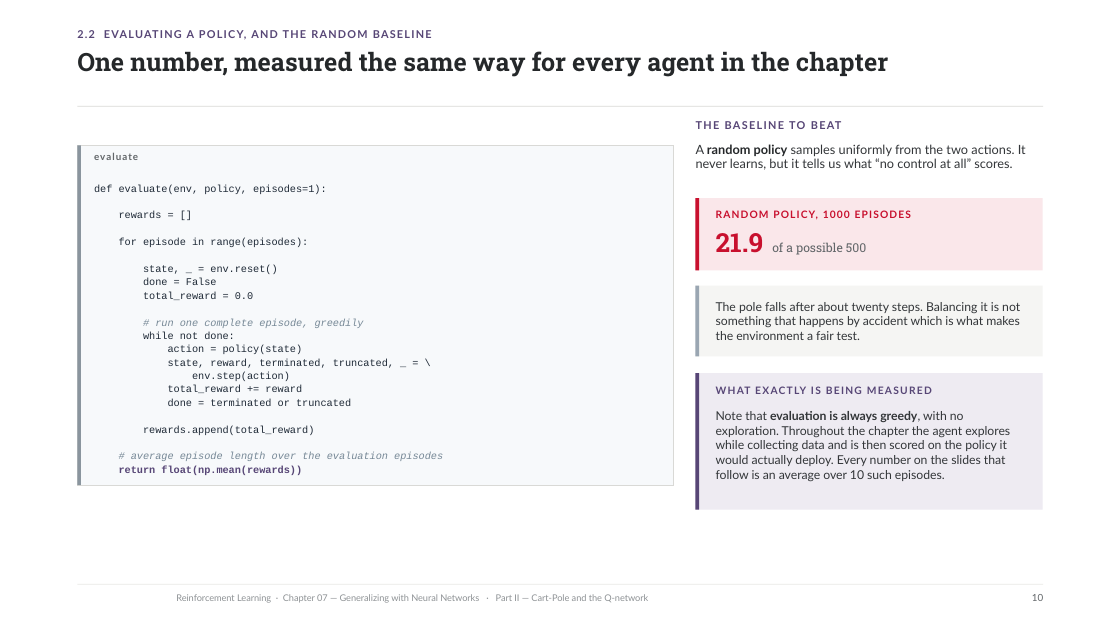
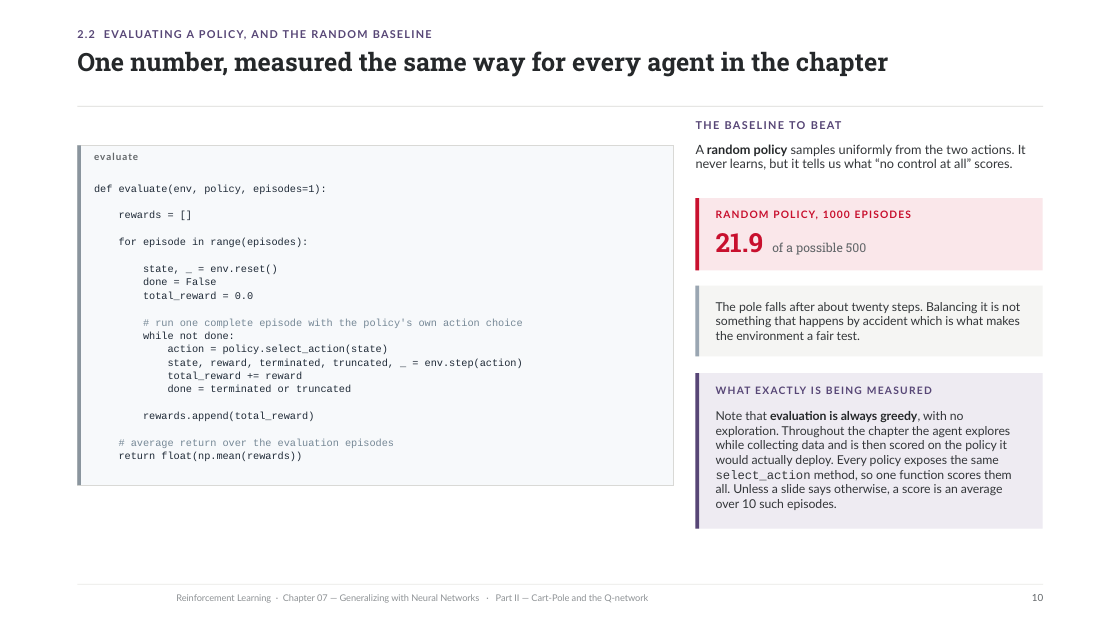
Before and after one commit to riccardoberta/reinforcement-learning, a slide deck: slide 10 of 07 - Generalizing with Neural Networks/slides.pptx. Drawn at 1120x630 pixels with LibreOffice and Linux fonts; fonts in the diff are those of the drawing; background and template pictures are left out. Boxes give left, top, right and bottom in pixels: in the first picture for what was removed or moved away, otherwise in the second. Text is boxed around its words. In the diff, an @@ line names an element or a change of style, - is before the commit and + after.

```diff
--- a/07 - Generalizing with Neural Networks/slides.pptx
+++ b/07 - Generalizing with Neural Networks/slides.pptx
@@ text at (155,318,523,328): text changed; italic off @@
-# run one complete episode, greedily
+# run one complete episode with the policy's own action choice
@@ text at (168,345,523,368): text changed @@
-action = policy(state)
-state, reward, terminated, truncated, _ = \
-env.step(action)
+action = policy.select_action(state)
+state, reward, terminated, truncated, _ = env.step(action)
@@ rectangle: place and size @@
-rectangle at (696,373,1043,509)
+rectangle at (696,373,1043,528)
@@ rectangle: place and size @@
-rectangle at (696,373,699,509)
+rectangle at (696,373,699,528)
@@ text at (716,411,1012,510): text changed @@
-Note that evaluation is always greedy, with no exploration. Throughout the chapter the agent explores while collecting data and is then scored on the policy it would actually deploy. Every number on the slides that follow is an average over 10 such episodes.
+Note that evaluation is always greedy, with no exploration. Throughout the chapter the agent explores while collecting data and is then scored on the policy it would actually deploy. Every policy exposes the same select_action method, so one function scores them all. Unless a slide says otherwise, a score is an average over 10 such episodes.
@@ text at (131,439,394,448): text changed; italic off @@
-# average episode length over the evaluation episodes
+# average return over the evaluation episodes
@@ text at (119,452,302,461): text colour #574676 to #1F2A37, bold off in "return float(np.mean(rewards))" @@
```
Also in this commit, not shown: 23 other slides changed, 4 slides added, 14 other files.
